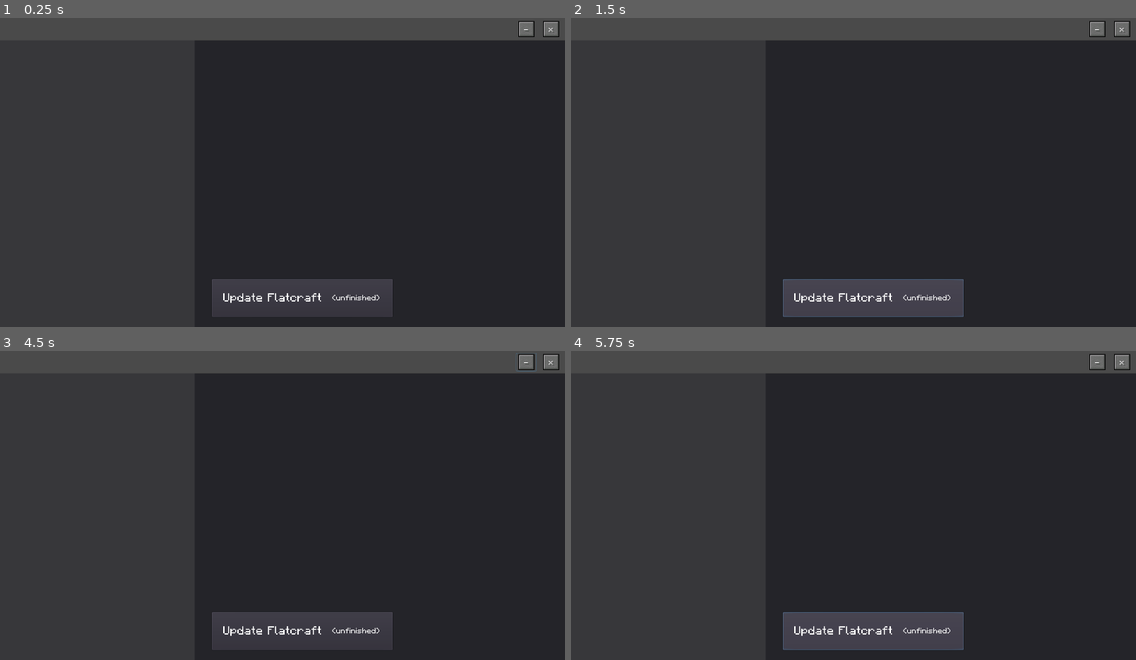
Above: before the commit, frames 1-4 (two rows, left to right).
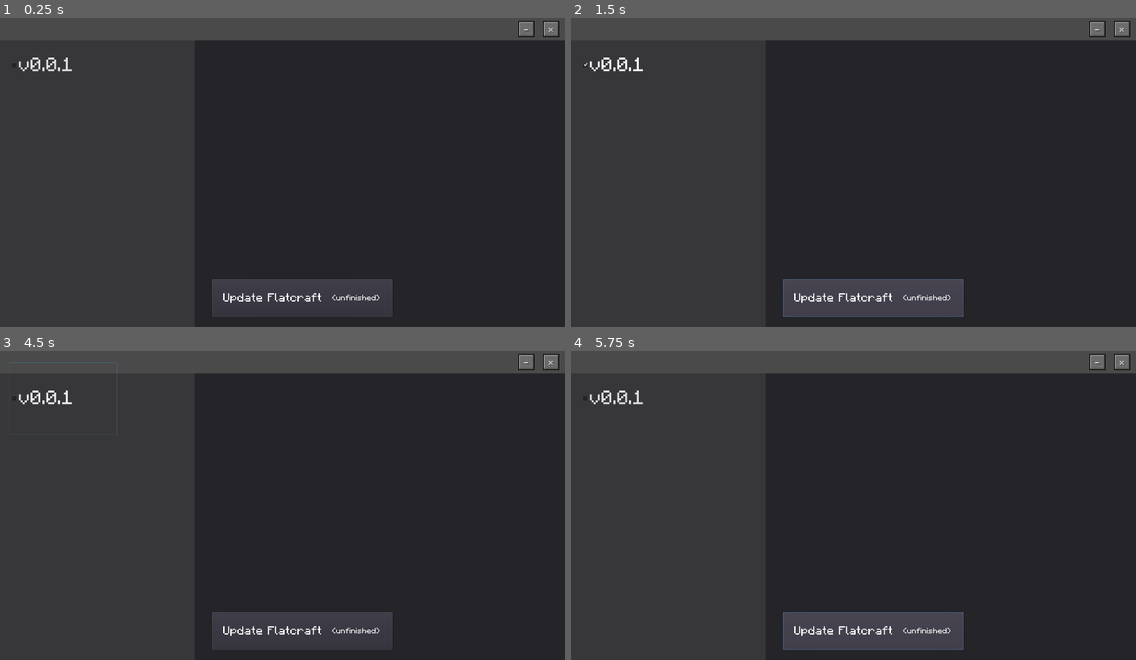
Above: after the commit, the same moments.

Repository: crispyi2/Flatcraft
Game: Godot game, scene res://scenes/Launcher.tscn
Same seed, same stepped clock (60 frames per second), same inputs: the game is played once before the commit and once after it.
Inputs (mouse positions are in pixels of both pictures, inside the frame that each line leads up to):
- Up to frame 1 (0.25 s): no input
- Up to frame 2 (1.5 s): click (633, 64) at 0.5 s, where only the run after the commit has a clickable "v0.0.1"; click "Update Flatcraft" at 1.25 s
- Up to frame 3 (4.5 s): click (525, 363) at 2 s; click "Update Flatcraft" at 2.75 s; click (525, 363) at 3.5 s; click (62, 397) at 4.25 s, where only the run after the commit has a clickable "v0.0.1"
- Up to frame 4 (5.75 s): click "Update Flatcraft" at 5 s

The runs differ from the first frame. In frame 1, 0.2% of the frame differs, in the area x 3-13%, y 12-18%; in frame 2, 0.2%; in frame 3, 0.3%, in the area x 1-95%, y 0-28%; in frame 4, 0.2%.

Commit message:
started working on the launcher

Diff:
--- a/scenes/Launcher.tscn
+++ b/scenes/Launcher.tscn
@@ -14,6 +14,13 @@
 [sub_resource type="DynamicFont" id=3]
 size = 20
 font_data = SubResource( 1 )
+
+[sub_resource type="DynamicFontData" id=4]
+font_path = "res://fonts/1_Minecraft-Regular.otf"
+
+[sub_resource type="DynamicFont" id=5]
+size = 50
+font_data = SubResource( 4 )
 
 [node name="Launcher" type="Control"]
 anchor_right = 1.0
@@ -111,6 +118,14 @@
 "_edit_use_anchors_": false
 }
 
+[node name="CheckBox" type="CheckBox" parent="."]
+margin_left = 23.5451
+margin_top = 30.2723
+margin_right = 296.545
+margin_bottom = 214.272
+custom_fonts/font = SubResource( 5 )
+text = "v0.0.1"
+
 [connection signal="gui_input" from="TitleBar" to="TitleBar" method="_on_TitleBar_gui_input"]
 [connection signal="pressed" from="TitleBar/Close" to="TitleBar" method="_on_Close_pressed"]
 [connection signal="pressed" from="TitleBar/Minimize" to="TitleBar" method="_on_Minimize_pressed"]
Not shown: 1 places in scenes/Launcher.tscn that only renumber resources
